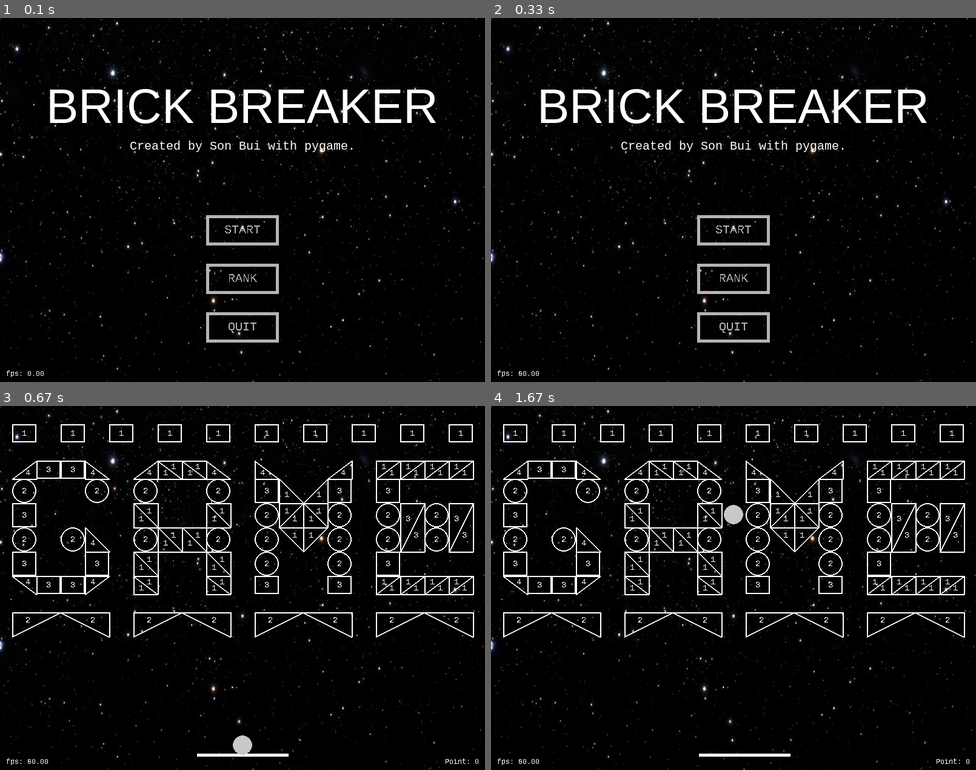
Above: before the commit, frames 1-4 (two rows, left to right).
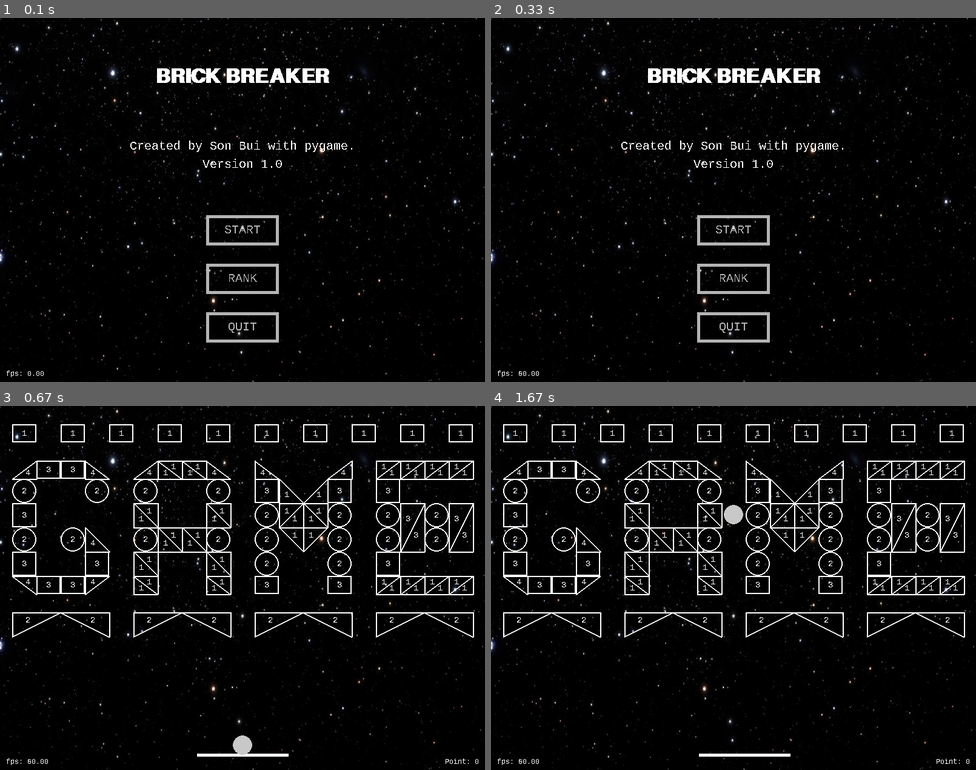
Above: after the commit, the same moments.

Repository: thanhson208s/brick-breaker-pygame
Game: pygame game, started from main.py
Same seed, same stepped clock (60 frames per second), same inputs: the game is played once before the commit and once after it.
Inputs (mouse positions are in pixels of both pictures, inside the frame that each line leads up to):
- Up to frame 1 (0.1 s): no input
- Up to frame 2 (0.33 s): no input
- Up to frame 3 (0.67 s): click (223, 602) at 0.38 s
- Up to frame 4 (1.67 s): tap Space at 0.67, 1.07, 1.37 s; hold Right 1-1.47 s

The runs differ from the first frame. In frame 1, 3.9% of the frame differs, in the area x 10-90%, y 13-42%; in frame 2, 3.9%; in frame 3, nothing differs; in frame 4, nothing differs.

Commit message:
adjust GUI

Diff:
--- a/main.py
+++ b/main.py
@@ -16,7 +16,7 @@
 screen = pygame.display.set_mode(config.SIZE)
 fps_font = pygame.font.SysFont("monospace", 12)
 button_font = pygame.font.SysFont("monospace", 20)
-title_font = pygame.font.SysFont('Arial', 80)
+title_font = pygame.font.SysFont('baby blocks', 48, True)
 background = pygame.transform.scale(pygame.image.load('res/bg.jpg'), config.SIZE)
 # === GLOBAL OBJECTS === #
 
@@ -75,11 +75,14 @@
 
     # 3. update GUI
     # draw title
-    label_title = title_font.render("BRICK BREAKER", True, constants.WHITE)
+    label_title = title_font.render("BRICK BREAKER", False, constants.WHITE)
     screen.blit(label_title, (config.WIDTH/2 - label_title.get_width()/2, config.TITLE_Y))
 
-    label_author = button_font.render("Created by Son Bui with pygame.", True, constants.WHITE)
-    screen.blit(label_author, (config.WIDTH/2 - label_author.get_width()/2, config.TITLE_Y + 100))
+    label_author = button_font.render("Created by " + config.AUTHOR + " with pygame.", False, constants.WHITE)
+    screen.blit(label_author, (config.WIDTH/2 - label_author.get_width()/2, config.TITLE_Y + 120))
+
+    label_version = button_font.render("Version " + config.VERSION, False, constants.WHITE)
+    screen.blit(label_version, (config.WIDTH/2 - label_version.get_width()/2, config.TITLE_Y + 150))
 
     # draw menu
     drawMenuButton("START", (config.WIDTH/2, config.BTN_START_Y))
--- a/src/config.py
+++ b/src/config.py
@@ -3,7 +3,7 @@
 BTN_SIZE_LARGE = 120, 50
 BTN_SIZE_SMALL = 60, 60
 
-TITLE_Y = 100
+TITLE_Y = 80
 BTN_START_Y = HEIGHT - 250
 BTN_RANK_Y = HEIGHT - 170
 BTN_QUIT_Y = HEIGHT - 90
@@ -29,3 +29,6 @@
 
 MAP_FOLDER = '/Users/lap14008/Programming/Game Programming/pygame/res/maps/'
 DEFAULT_MAP = '/Users/lap14008/Programming/Game Programming/pygame/res/map.json'
+
+VERSION = "1.0"
+AUTHOR = "Son Bui"
Not shown, added: .DS_Store
